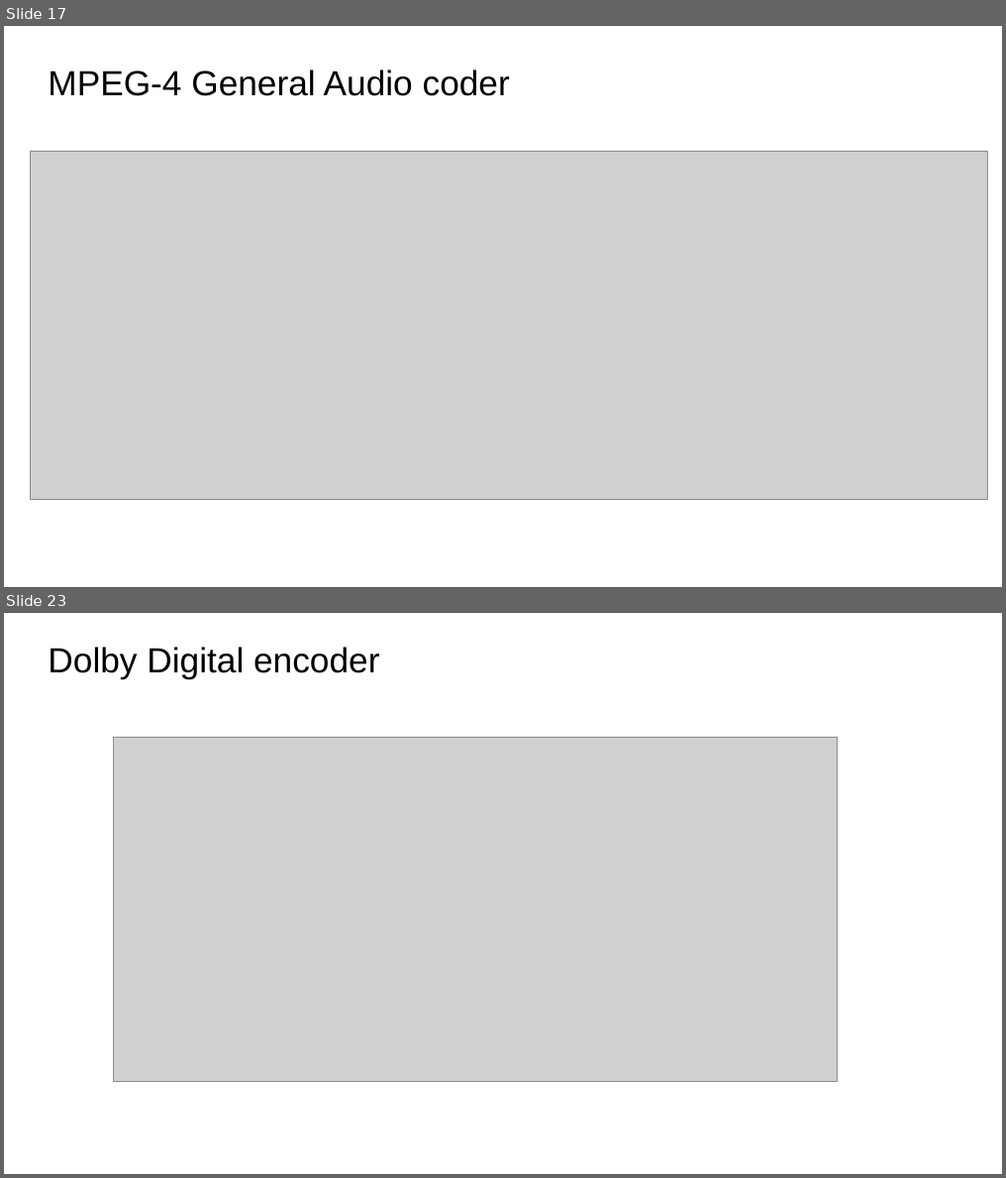
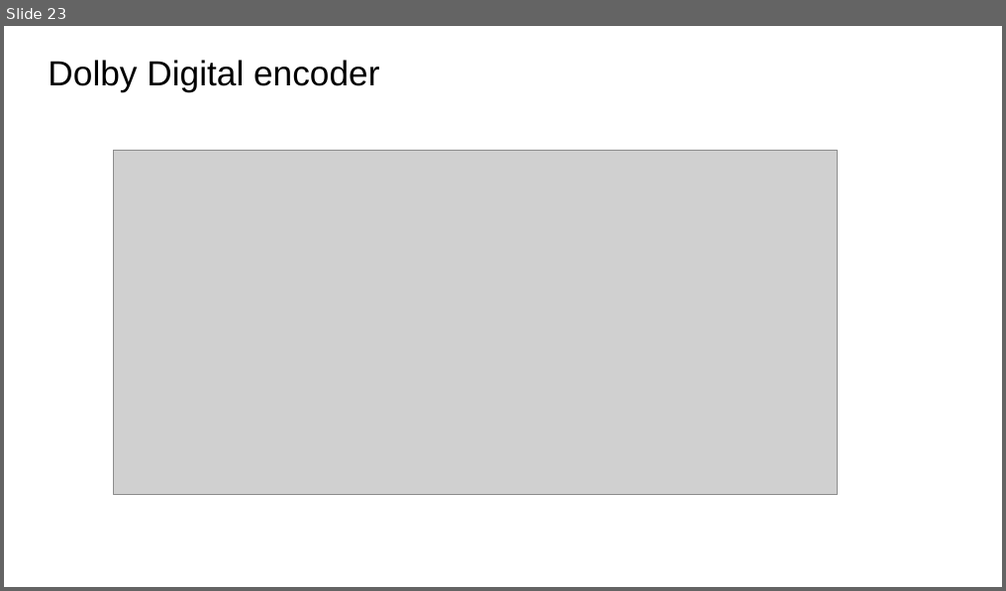
Before and after one commit to xserra/audio-coding-materials, a slide deck: lectures/5. Audio coding standards.pptx. Shown one above the other, each under a label of ours: slides 17 and 23 before the commit, slide 23 after it; the slides between them are not shown. The pictures are 1006x1178 and 1006x591 pixels, drawn with LibreOffice and Linux fonts; fonts in the diff are those of the drawing; grey boxes stand for pictures. Boxes give left, top, right and bottom in pixels: in the first picture for what was removed or moved away, otherwise in the second. Text is boxed around its words. In the diff, an @@ line names an element or a change of style, - is before the commit and + after.

```diff
--- a/lectures/5. Audio coding standards.pptx
+++ b/lectures/5. Audio coding standards.pptx
@@ slide 17 removed at box(4, 26, 1002, 587), background #FFFFFF @@
@@ title removed at box(48, 70, 510, 96) @@
-MPEG-4 General Audio coder
@@ picture removed at box(30, 152, 987, 499) @@
```
Also in this commit, not shown: 10 slides changed, 3 slides added, 1 other slide removed.
